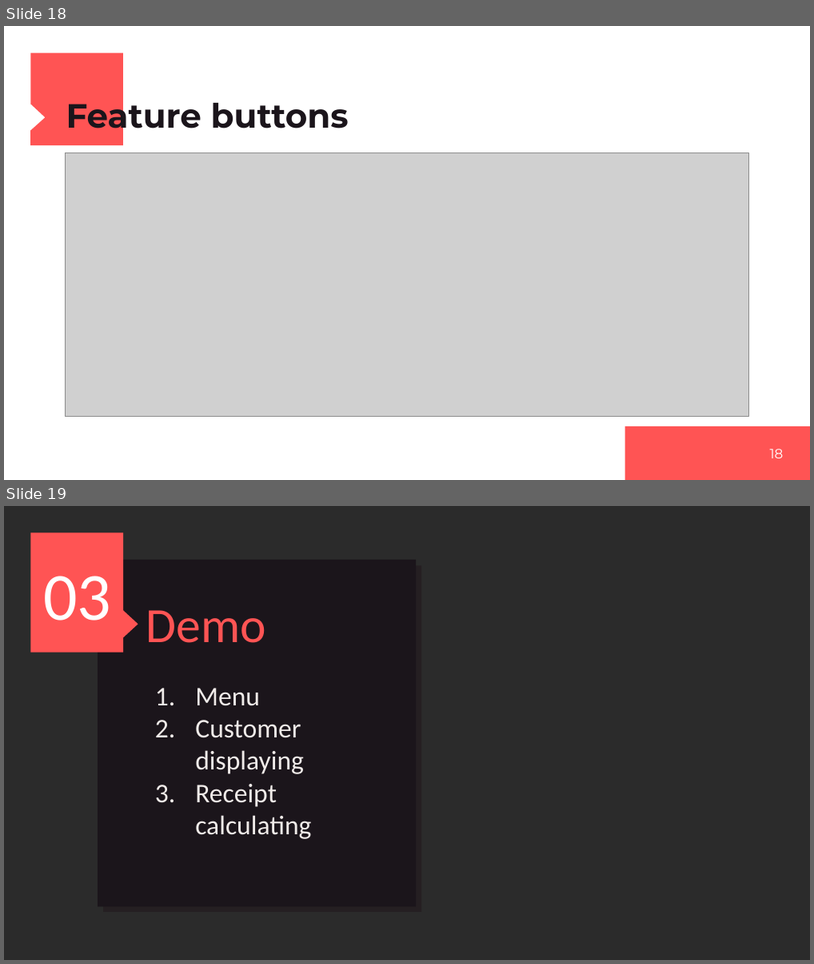
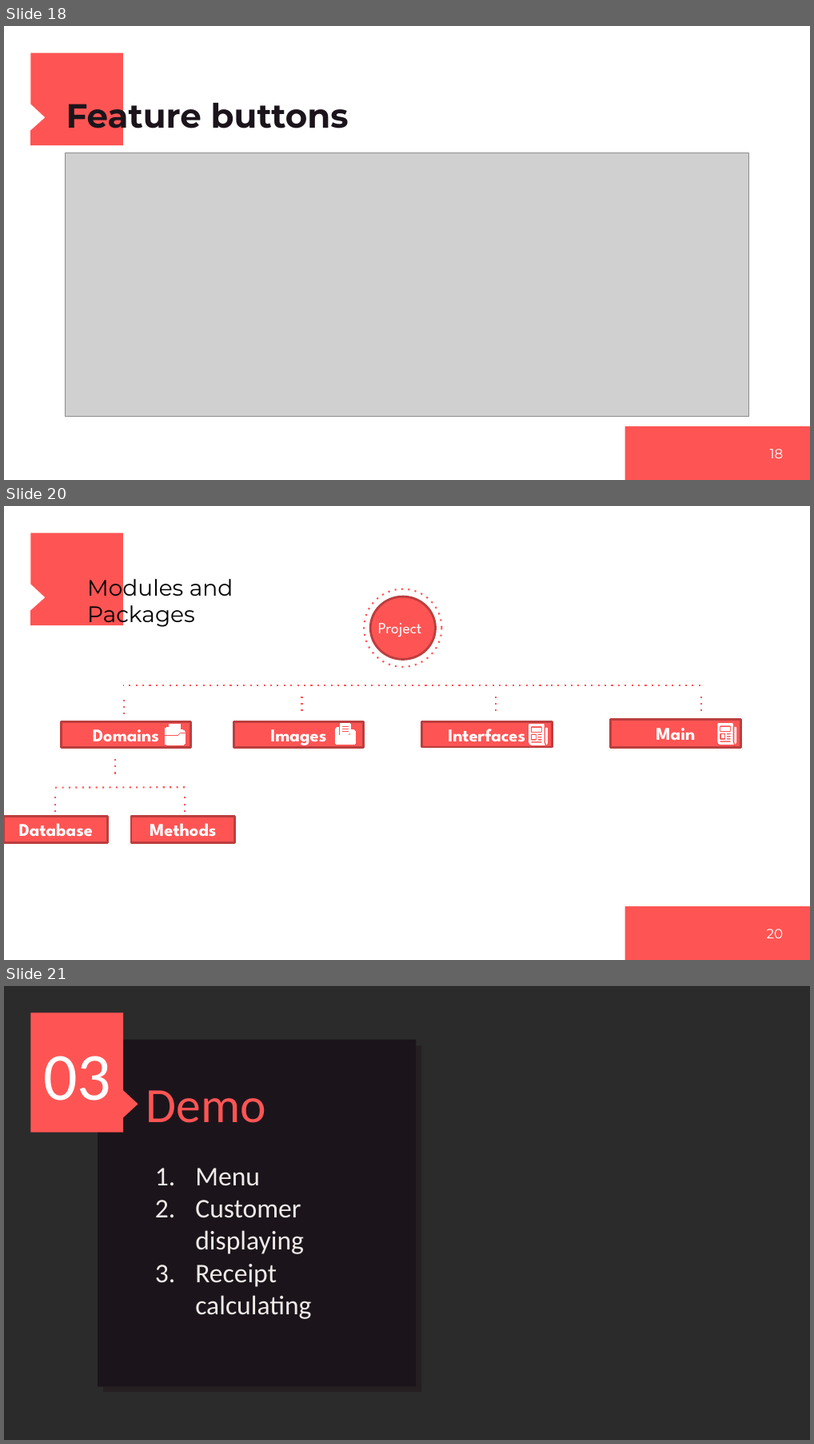
Before and after one commit to Daviddoan1412/pp2021_midteam, a slide deck: Project_Python.pptx. Shown one above the other, each under a label of ours: slides 18 and 19 before the commit, slides 18, 20 and 21 after it; the slides between them are not shown. The pictures are 814x964 and 814x1444 pixels, drawn with LibreOffice and Linux fonts; fonts in the diff are those of the drawing; grey boxes stand for pictures; background and template pictures are left out; a plain dark background stands for a picture behind light text. Boxes give left, top, right and bottom in pixels: in the first picture for what was removed or moved away, otherwise in the second. Text is boxed around its words. In the diff, an @@ line names an element or a change of style, - is before the commit and + after.

```diff
--- a/Project_Python.pptx
+++ b/Project_Python.pptx
@@ slide 20 added at [4, 506, 810, 960], background #FFFFFF; not listed: 2 template elements that a slide beside it also shows @@
@@ text added at [87, 573, 234, 627], 20 pt, text #000000 @@
+Modules and Packages
@@ freeform shape added at [365, 589, 442, 667], outline #FF5454 1.5 pt dashed @@
@@ freeform shape added at [371, 596, 436, 660], fill #FF5454, outline #BD3E3E 2 pt @@
@@ text added at [378, 623, 422, 637], 14 pt, text #FFFFFF @@
+Project
@@ line added from (548, 685) to (123, 685), #FF5454 1.5 pt dashed @@
@@ line added from (302, 696) to (302, 716), #FF5454 1.5 pt dashed @@
@@ line added from (496, 696) to (496, 716), #FF5454 1.5 pt dashed @@
@@ line added from (701, 685) to (551, 685), #FF5454 1.5 pt dashed @@
@@ line added from (702, 696) to (702, 716), #FF5454 1.5 pt dashed @@
@@ rectangle added at [62, 721, 190, 747], fill #FF5454, outline #BD3E3E 2 pt, 16 pt, text #FFFFFF, bold @@
+Domains
@@ line added from (123, 700) to (123, 719), #FF5454 1.5 pt dashed @@
@@ rectangle added at [234, 721, 363, 747], fill #FF5454, outline #BD3E3E 2 pt, 16 pt, text #FFFFFF, bold @@
+Images
@@ rectangle added at [422, 721, 552, 747], fill #FF5454, outline #BD3E3E 2 pt, 16 pt, text #FFFFFF, bold @@
+Interfaces
@@ group added at [529, 718, 548, 744]: 4 freeform shapes @@
@@ rectangle added at [610, 719, 741, 747], fill #FF5454, outline #BD3E3E 2 pt, 16 pt, text #FFFFFF, bold @@
+Main
@@ group added at [718, 718, 737, 744]: 4 freeform shapes @@
@@ group added at [166, 724, 186, 744]: 4 freeform shapes @@
@@ group added at [335, 724, 355, 744]: 4 freeform shapes @@
@@ line added from (115, 759) to (115, 778), #FF5454 1.5 pt dashed @@
@@ line added from (185, 787) to (55, 788), #FF5454 1.5 pt dashed @@
@@ rectangle added at [4, 816, 108, 842], fill #FF5454, outline #BD3E3E 2 pt, 16 pt, text #FFFFFF, bold @@
+Database
@@ line added from (55, 796) to (55, 816), #FF5454 1.5 pt dashed @@
@@ rectangle added at [131, 816, 235, 842], fill #FF5454, outline #BD3E3E 2 pt, 16 pt, text #FFFFFF, bold @@
+Methods
@@ line added from (185, 796) to (185, 816), #FF5454 1.5 pt dashed @@
@@ page number added at [767, 928, 784, 938], 12 pt, text #FFFFFF @@
+20
@@ what was slide 19 is now slide 21 @@
```
Also in this commit, not shown: 2 slides changed, 1 other slide added.
